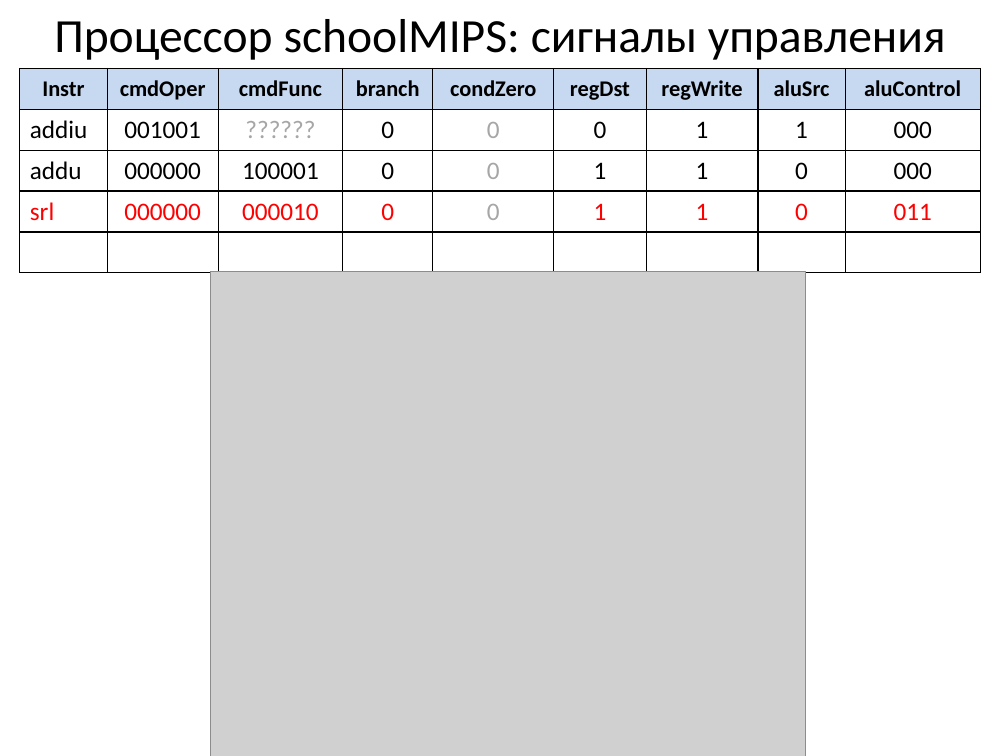
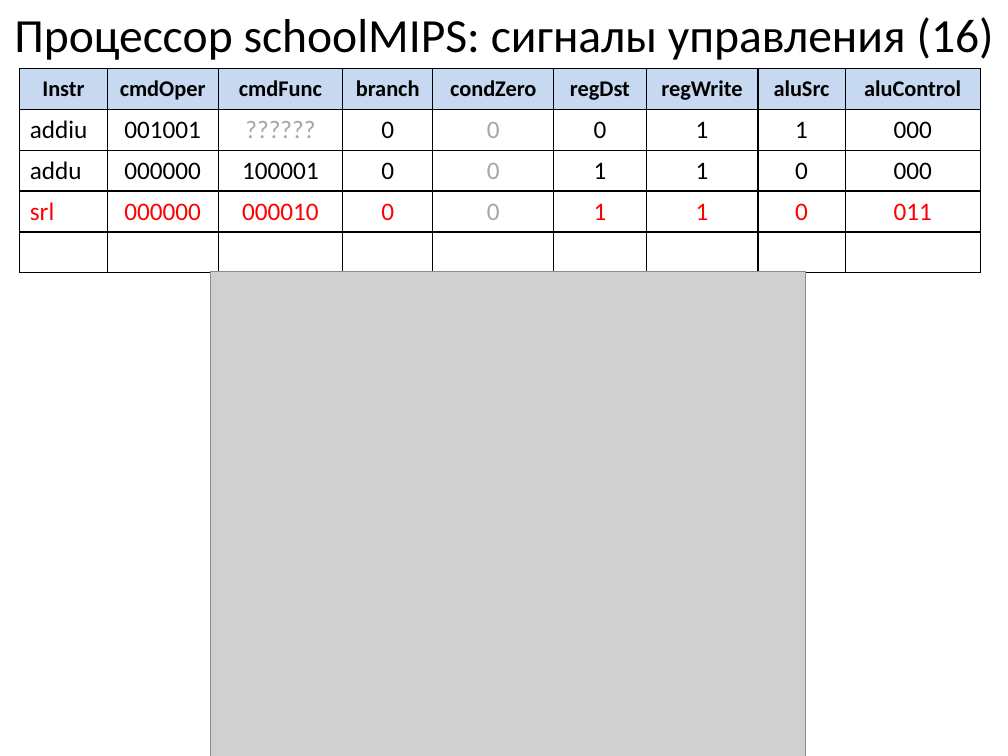
Before and after one commit to MIPSfpga/schoolMIPS, a slide deck: slide 48 of doc/src/20170816_schoolMIPS_slides_rus.pptx. Drawn at 1008x756 pixels with LibreOffice and Linux fonts; fonts in the diff are those of the drawing; grey boxes stand for pictures. Boxes give left, top, right and bottom in pixels: in the first picture for what was removed or moved away, otherwise in the second. Text is boxed around its words. In the diff, an @@ line names an element or a change of style, - is before the commit and + after.

```diff
--- a/doc/src/20170816_schoolMIPS_slides_rus.pptx
+++ b/doc/src/20170816_schoolMIPS_slides_rus.pptx
@@ title at (14,17,994,60): text changed @@
-Процессор schoolMIPS: сигналы управления
+Процессор schoolMIPS: сигналы управления (16)
```
Also in this commit, not shown: 21 other slides changed, 1 other file.
